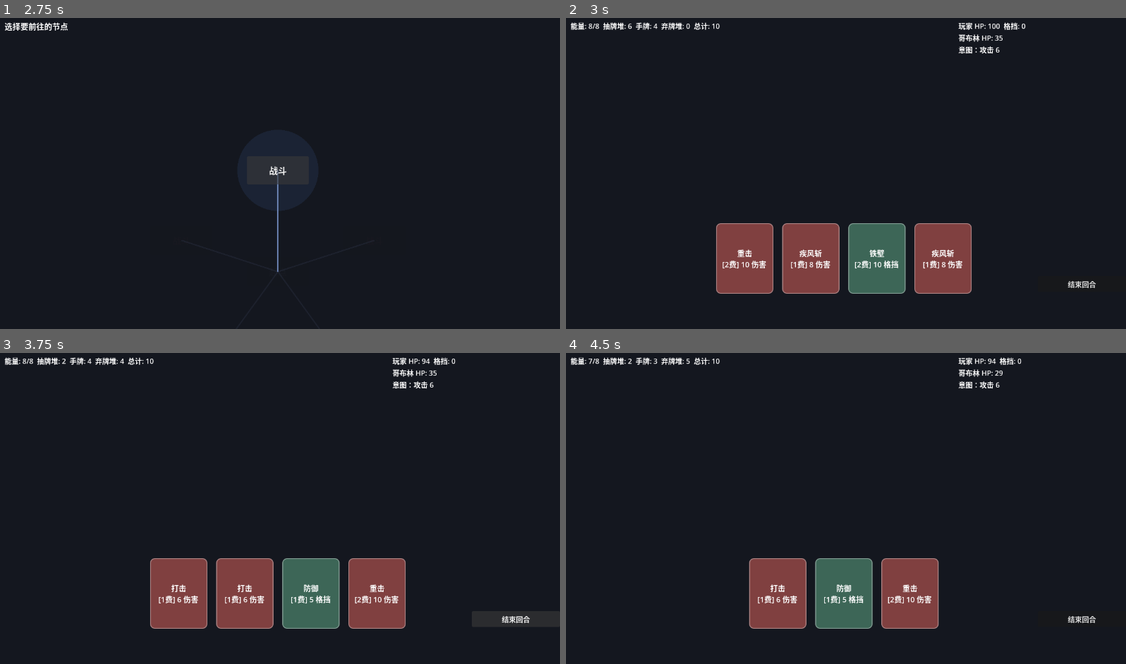
Above: before the commit, frames 1-4 (two rows, left to right).
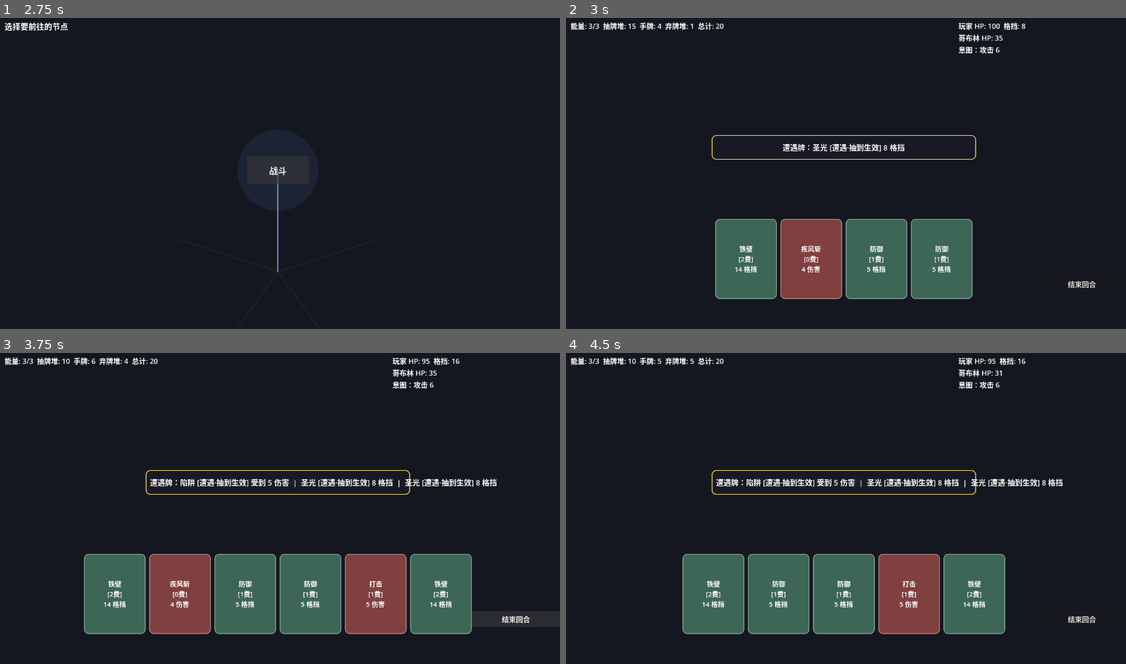
Above: after the commit, the same moments.

Repository: td1ql/godward
Game: Godot game, scene res://scenes/main_menu.tscn
Same seed, same stepped clock (60 frames per second), same inputs: the game is played once before the commit and once after it.
Inputs (mouse positions are in pixels of both pictures, inside the frame that each line leads up to):
- Up to frame 1 (2.75 s): click "开始新游戏" at 0.5 s; click "起点" at 1.25 s; click "战斗" at 2 s
- Up to frame 2 (3 s): click "战斗" at 2.75 s
- Up to frame 3 (3.75 s): click "结束回合" at 3.5 s
- Up to frame 4 (4.5 s): click (745, 592) at 4.25 s, where only the run before the commit has a clickable "打击 [1费] 6 伤害"

Frame 1 is identical in both runs. In frame 2, 8.4% of the frame differs, in the area x 4-83%, y 1-91%; in frame 3, 13%, in the area x 4-89%, y 1-91%; in frame 4, 12%.

Commit message:
refactor: 模块化第一批（Deck/DamageCalc/Toast），整合奖励池与抽牌规则

Diff:
--- a/project.godot
+++ b/project.godot
@@ -26,6 +26,8 @@
 EventDB="*res://scripts/event_db.gd"
 ShopDB="*res://scripts/shop_db.gd"
 AudioManager="*res://scripts/audio_manager.gd"
+RewardDB="*res://scripts/reward_db.gd"
+Toast="*res://scripts/toast.gd"
 
 [display]
 
--- a/scripts/battle_demo.gd
+++ b/scripts/battle_demo.gd
@@ -1,24 +1,27 @@
 extends Node2D
 
-var draw_pile: Array[String] = []
-var hand: Array[String] = []
-var discard_pile: Array[String] = []
-
-var player_hp := 50
+var deck := Deck.new()
+
+var player_hp := 0
 var player_block := 0
-var player_energy := 3
+var player_energy := 0
 var player_status := {}
 
-var enemy_hp := 30
-var enemy_attack := 5
+var enemy_hp := 0
+var enemy_attack := 0
 var enemy_status := {}
 var enemy_on_hit := {}
 var enemy_pattern: Array = [1]
 var enemy_label_name := "敌人"
 var turn_index := 0
+var node_type := "battle"
 
 var game_over := false
 var card_buttons: Array[Button] = []
+
+var pending_effect := -1
+var pending_need := 0
+var pending_selected: Array = []
 
 @onready var info_label: Label = $InfoLabel
 @onready var combat_label: Label = $CombatLabel
@@ -28,7 +31,7 @@
 	player_hp = GameState.player_hp
 	player_energy = RunConfig.MAX_ENERGY
 
-	var node_type := "battle"
+	node_type = "battle"
 	if GameState.map_nodes.has(GameState.current_node_id):
 		node_type = GameState.map_nodes[GameState.current_node_id]["type"]
 	var e: Dictionary = EnemyDB.pick_for_node(node_type)
@@ -38,39 +41,58 @@
 	enemy_pattern = e.get("pattern", [1])
 	enemy_on_hit = e.get("on_hit", {})
 
-	draw_pile = GameState.deck.duplicate()
-	draw_pile.shuffle()
+	deck.setup(GameState.deck)
 	end_turn_button.pressed.connect(_on_end_turn_pressed)
 	_draw_cards(RunConfig.HAND_SIZE)
 	_rebuild_hand_buttons()
 	_update_ui()
 
 func _draw_cards(n: int) -> void:
-	for i in range(n):
-		if draw_pile.is_empty():
-			if discard_pile.is_empty():
+	var encounters: Array[String] = []
+	for card in deck.draw_raw(n):
+		if CardDB.kind_of(card) == "encounter":
+			_apply_card_effects(card)
+			deck.discard_pile.append(card)
+			encounters.append(CardDB.card_text(card).replace("\n", " "))
+			if player_hp <= 0:
+				_check_game_over()
 				return
-			draw_pile = discard_pile.duplicate()
-			discard_pile.clear()
-			draw_pile.shuffle()
-		hand.append(draw_pile.pop_back())
+		else:
+			deck.hand.append(card)
+	if not encounters.is_empty():
+		var msg := ""
+		for e in encounters:
+			if msg != "":
+				msg += "  |  "
+			msg += e
+		Toast.show_text("遭遇牌：" + msg)
 
 func _intent_damage() -> int:
 	if enemy_pattern.is_empty():
 		return enemy_attack
 	return enemy_attack * int(enemy_pattern[turn_index % enemy_pattern.size()])
 
-func _calc_damage(base: int, attacker: Dictionary, target: Dictionary) -> int:
-	var dmg := float(base) + float(attacker.get("力量", 0))
-	if attacker.get("虚弱", 0) > 0:
-		dmg *= 0.75
-	if target.get("易伤", 0) > 0:
-		dmg *= 1.5
-	return max(0, int(floor(dmg)))
-
 func _apply_status(target: Dictionary, st: Dictionary) -> void:
 	for key in st:
 		target[key] = int(target.get(key, 0)) + int(st[key])
+
+func _apply_card_effects(c: String) -> void:
+	var d: Dictionary = CardDB.get_card(c)
+	var hits: int = d.get("hits", 1)
+	if d["damage"] > 0:
+		var per := DamageCalc.compute(d["damage"], player_status, enemy_status)
+		enemy_hp = max(0, enemy_hp - per * hits)
+		AudioManager.play("hit")
+	player_block += d["block"]
+	if d.has("status"):
+		_apply_status(enemy_status, d["status"])
+	if d.has("self_status"):
+		_apply_status(player_status, d["self_status"])
+	if d.get("heal", 0) > 0:
+		AudioManager.play("heal")
+		player_hp = min(GameState.player_max_hp, player_hp + d["heal"])
+	if d.get("self_damage", 0) > 0:
+		player_hp = max(0, player_hp - d["self_damage"])
 
 func _tick_poison(st: Dictionary) -> int:
 	var p: int = int(st.get("中毒", 0))
@@ -99,6 +121,7 @@
 			s += " "
 		s += "%s%d" % [key, st[key]]
 	return s
+
 func _card_color(d: Dictionary) -> Color:
 	if d.has("self_status"):
 		return Color(0.55, 0.45, 0.2)
@@ -114,17 +137,16 @@
 	sb.border_color = border
 	sb.set_border_width_all(2)
 	sb.set_corner_radius_all(10)
-	sb.content_margin_left = 8
-	sb.content_margin_right = 8
-	sb.content_margin_top = 8
-	sb.content_margin_bottom = 8
+	sb.content_margin_left = 6
+	sb.content_margin_right = 6
+	sb.content_margin_top = 6
+	sb.content_margin_bottom = 6
 	return sb
 
 func _make_card_button(c: String, d: Dictionary) -> Button:
 	var btn := Button.new()
-	btn.size = Vector2(130, 160)
 	btn.text = CardDB.card_text(c)
-	btn.add_theme_font_size_override("font_size", 17)
+	btn.add_theme_font_size_override("font_size", 15)
 	btn.add_theme_color_override("font_color", Color(1, 1, 1))
 	btn.add_theme_color_override("font_disabled_color", Color(0.55, 0.55, 0.55))
 	var bg := _card_color(d)
@@ -138,19 +160,29 @@
 	for b in card_buttons:
 		b.queue_free()
 	card_buttons.clear()
-	var n := hand.size()
+	var n := deck.hand.size()
 	if n == 0:
 		return
-	var spacing := 150.0
-	var card_w := 130.0
+	var card_w: float = min(140.0, (1280.0 - 80.0) / n - 8.0)
+	var card_h: float = card_w * 1.3
+	var spacing := card_w + 8.0
 	var total := (n - 1) * spacing + card_w
 	var start_x := (1280.0 - total) / 2.0
 	for i in range(n):
-		var c: String = hand[i]
+		var c: String = deck.hand[i]
 		var d: Dictionary = CardDB.get_card(c)
 		var btn := _make_card_button(c, d)
-		btn.position = Vector2(start_x + i * spacing, 480)
-		btn.disabled = player_energy < d["cost"]
+		btn.size = Vector2(card_w, card_h)
+		btn.position = Vector2(start_x + i * spacing, 470)
+		if pending_effect >= 0:
+			if i == pending_effect:
+				btn.modulate = Color(1, 1, 0.55, 1)
+			elif pending_selected.has(i):
+				btn.modulate = Color(0.6, 1, 0.6, 1)
+			else:
+				btn.modulate = Color(1, 1, 1, 0.75)
+		else:
+			btn.disabled = player_energy < d["cost"]
 		btn.pressed.connect(_on_card_pressed.bind(i))
 		add_child(btn)
 		card_buttons.append(btn)
@@ -158,66 +190,96 @@
 func _on_card_pressed(index: int) -> void:
 	if game_over:
 		return
-	if index < 0 or index >= hand.size():
-		return
-	var c: String = hand[index]
+	if pending_effect >= 0:
+		_on_effect_select(index)
+		return
+	if index < 0 or index >= deck.hand.size():
+		return
+	var c: String = deck.hand[index]
 	var d: Dictionary = CardDB.get_card(c)
 	if player_energy < d["cost"]:
 		return
+	if CardDB.kind_of(c) == "effect" and CardDB.consume_count(c) > 0:
+		if deck.hand.size() - 1 < CardDB.consume_count(c):
+			return
+		pending_effect = index
+		pending_need = CardDB.consume_count(c)
+		pending_selected.clear()
+		_rebuild_hand_buttons()
+		_update_ui()
+		return
 	AudioManager.play("click")
 	player_energy -= d["cost"]
-
-	var hits: int = d.get("hits", 1)
-	if d["damage"] > 0:
-		var per := _calc_damage(d["damage"], player_status, enemy_status)
-		enemy_hp = max(0, enemy_hp - per * hits)
-		AudioManager.play("hit")
-	player_block += d["block"]
-	if d.has("status"):
-		_apply_status(enemy_status, d["status"])
-	if d.has("self_status"):
-		_apply_status(player_status, d["self_status"])
-	if d.get("heal", 0) > 0:
-		AudioManager.play("heal")
-		player_hp = min(GameState.player_max_hp, player_hp + d["heal"])
-
-	hand.remove_at(index)
-	discard_pile.append(c)
-
-	if d.get("draw", 0) > 0:
-		_draw_cards(d["draw"])
-
+	_apply_card_effects(c)
+	deck.hand.remove_at(index)
+	deck.discard_pile.append(c)
 	_check_game_over()
-	if not game_over:
+	_rebuild_hand_buttons()
+	_update_ui()
+
+func _on_effect_select(index: int) -> void:
+	if index == pending_effect:
+		pending_effect = -1
+		pending_need = 0
+		pending_selected.clear()
 		_rebuild_hand_buttons()
+		_update_ui()
+		return
+	if pending_selected.has(index):
+		pending_selected.erase(index)
+	else:
+		if pending_selected.size() >= pending_need:
+			return
+		pending_selected.append(index)
+	if pending_selected.size() == pending_need:
+		_resolve_effect()
+		return
+	_rebuild_hand_buttons()
+	_update_ui()
+
+func _resolve_effect() -> void:
+	var idx := pending_effect
+	var c: String = deck.hand[idx]
+	AudioManager.play("click")
+	player_energy -= CardDB.get_card(c)["cost"]
+	_apply_card_effects(c)
+	var remove_idx: Array = [idx]
+	for i in pending_selected:
+		remove_idx.append(i)
+	remove_idx.sort()
+	remove_idx.reverse()
+	for i in remove_idx:
+		var card: String = deck.hand[i]
+		deck.discard_pile.append(card)
+		deck.hand.remove_at(i)
+	pending_effect = -1
+	pending_need = 0
+	pending_selected.clear()
+	_check_game_over()
+	_rebuild_hand_buttons()
 	_update_ui()
 
 func _on_end_turn_pressed() -> void:
-	if game_over:
-		return
-
-	# 1. 玩家中毒结算（玩家回合结束）
+	if game_over or pending_effect >= 0:
+		return
+
 	var pp := _tick_poison(player_status)
 	if pp > 0:
 		player_hp = max(0, player_hp - pp)
 
-	# 2. 敌人攻击（受敌人虚弱 / 玩家易伤影响）
-	var dmg := _calc_damage(_intent_damage(), enemy_status, player_status)
+	var dmg := DamageCalc.compute(_intent_damage(), enemy_status, player_status)
 	dmg = max(0, dmg - player_block)
 	player_hp = max(0, player_hp - dmg)
 	player_block = 0
 	turn_index += 1
 
-	# 3. 敌人中毒结算（敌人回合结束）
 	var ep := _tick_poison(enemy_status)
 	if ep > 0:
 		enemy_hp = max(0, enemy_hp - ep)
 
-	# 4. 状态衰减（虚弱 / 易伤 -1）
 	_decay_status(player_status)
 	_decay_status(enemy_status)
 
-	# 5. 敌人攻击附带的状态：本回合挂上，保留到下一回合再生效
 	if not enemy_on_hit.is_empty():
 		_apply_status(player_status, enemy_on_hit)
 
@@ -226,13 +288,13 @@
 	if game_over:
 		return
 
-	# 6. 新回合
-	discard_pile.append_array(hand)
-	hand.clear()
-	_draw_cards(RunConfig.HAND_SIZE)
+	var draw_count: int = RunConfig.BASE_DRAW + player_energy
+	if draw_count > 0:
+		_draw_cards(draw_count)
 	player_energy = RunConfig.MAX_ENERGY
 	_rebuild_hand_buttons()
 	_update_ui()
+
 func _check_game_over() -> void:
 	if enemy_hp <= 0:
 		game_over = true
@@ -246,9 +308,9 @@
 		_show_game_over()
 
 func _update_ui() -> void:
-	var total := draw_pile.size() + hand.size() + discard_pile.size()
+	var total := deck.total()
 	info_label.text = "能量: %d/%d  抽牌堆: %d  手牌: %d  弃牌堆: %d  总计: %d" % [
-		player_energy, RunConfig.MAX_ENERGY, draw_pile.size(), hand.size(), discard_pile.size(), total
+		player_energy, RunConfig.MAX_ENERGY, deck.draw_pile.size(), deck.hand.size(), deck.discard_pile.size(), total
 	]
 	var combat := "玩家 HP: %d  格挡: %d" % [player_hp, player_block]
 	var ps := _status_text(player_status)
@@ -259,11 +321,13 @@
 	if es != "":
 		combat += "  [%s]" % es
 	if enemy_hp > 0 and player_hp > 0:
-		var intent := "意图：攻击 %d" % _calc_damage(_intent_damage(), enemy_status, player_status)
+		var intent := "意图：攻击 %d" % DamageCalc.compute(_intent_damage(), enemy_status, player_status)
 		var hit_extra := _status_text(enemy_on_hit)
 		if hit_extra != "":
 			intent += " + %s" % hit_extra
 		combat += "\n" + intent
+	if pending_effect >= 0:
+		combat += "\n选择 %d 张手牌消耗（已选 %d，点效果牌取消）" % [pending_need, pending_selected.size()]
 	combat_label.text = combat
 	if enemy_hp <= 0:
 		combat_label.text += "\n你赢了！"
@@ -274,8 +338,7 @@
 	for b in card_buttons:
 		b.visible = false
 
-	var pool := CardDB.all_ids()
-	pool.shuffle()
+	var pool: Array = RewardDB.pick_cards(node_type, RunConfig.REWARD_COUNT)
 
 	var overlay := Control.new()
 	overlay.size = Vector2(1280, 720)
@@ -294,7 +357,7 @@
 	title.add_theme_font_size_override("font_size", 24)
 	overlay.add_child(title)
 
-	var n: int = RunConfig.REWARD_COUNT
+	var n: int = pool.size()
 	var spacing := 250.0
 	var card_w := 200.0
 	var total := (n - 1) * spacing + card_w
--- a/scripts/card_db.gd
+++ b/scripts/card_db.gd
@@ -1,60 +1,121 @@
 extends Node
+
+# ===== 卡牌数据结构说明 =====
+# 每张卡写法： "卡名": { 属性... }
+#
+# 必填字段：
+#   kind   : "action"    行动牌，只消耗能量
+#            "effect"    效果牌，消耗能量 + 消耗 N 张其他手牌
+#            "encounter" 遭遇牌，抽到立即生效，不进手牌
+#   cost   : 费用（消耗多少能量）
+#   damage : 对敌人造成的伤害（0 = 不造成伤害）
+#   block  : 获得的格挡（0 = 不获得）
+#
+# 可选字段（不写就默认 0）：
+#   price       : 商店售价
+#   status      : 给敌人挂的状态，如 {"中毒": 3}
+#   self_status : 给自己挂的状态，如 {"力量": 2}
+#   hits        : 连击段数（默认 1，2 = 伤害×2）
+#   heal        : 回复 HP
+#   draw        : 立刻抽牌张数
+#   self_damage : 对自己造成的伤害（遭遇牌/诅咒）
+#   consume     : 效果牌额外消耗的手牌数
+#
+# 示例：
+#   "打击": {"kind": "action", "cost": 1, "damage": 6, "block": 0, "price": 30}
+#   "终结": {"kind": "effect", "cost": 1, "consume": 2, "damage": 18, "block": 0, "price": 80}
+#   "祝福": {"kind": "encounter", "cost": 0, "damage": 0, "block": 8, "price": 0}
+# =============================
 
 const DEFAULT_PRICE := 40
 
 const CARDS := {
-	"打击": {"cost": 1, "damage": 6, "block": 0, "price": 30},
-	"防御": {"cost": 1, "damage": 0, "block": 5, "price": 30},
-	"重击": {"cost": 2, "damage": 10, "block": 0, "price": 50},
-	"铁壁": {"cost": 2, "damage": 0, "block": 10, "price": 50},
-	"疾风斩": {"cost": 1, "damage": 8, "block": 0, "price": 45},
-	"毒刃": {"cost": 1, "damage": 0, "block": 0, "status": {"中毒": 3}, "price": 55},
-	"削弱": {"cost": 1, "damage": 0, "block": 0, "status": {"虚弱": 2}, "price": 45},
-	"力量药剂": {"cost": 1, "damage": 0, "block": 0, "self_status": {"力量": 2}, "price": 60},
-	"双重打击": {"cost": 1, "damage": 4, "block": 0, "hits": 2, "price": 45},
-	"急救": {"cost": 1, "damage": 0, "block": 0, "heal": 6, "price": 40},
-	"快速思考": {"cost": 0, "damage": 0, "block": 0, "draw": 2, "price": 50},
-	"火球": {"cost": 2, "damage": 12, "block": 0, "price": 70},
+	# ===== 行动牌：只消耗能量 =====
+	"打击": {"kind": "action", "cost": 1, "damage": 5, "block": 0, "price": 30},
+	"防御": {"kind": "action", "cost": 1, "damage": 0, "block": 5, "price": 30},
+	"重击": {"kind": "action", "cost": 1, "damage": 8, "block": 0, "price": 50},
+	"铁壁": {"kind": "action", "cost": 2, "damage": 0, "block": 14, "price": 50},
+	"疾风斩": {"kind": "action", "cost": 0, "damage": 4, "block": 0, "price": 55},
+	"毒刃": {"kind": "action", "cost": 1, "damage": 3, "block": 0, "status": {"中毒": 3}, "price": 50},
+	"力量药剂": {"kind": "action", "cost": 1, "damage": 0, "block": 0, "self_status": {"力量": 2}, "price": 60},
+	"双重打击": {"kind": "action", "cost": 1, "damage": 4, "block": 0, "hits": 2, "price": 50},
+	"急救": {"kind": "action", "cost": 1, "damage": 0, "block": 0, "heal": 6, "price": 40},
+	"快速思考": {"kind": "action", "cost": 0, "damage": 0, "block": 0, "draw": 2, "price": 50},
+	"火球": {"kind": "action", "cost": 2, "damage": 12, "block": 0, "price": 70},
+
+	# ===== 效果牌：消耗能量 + 消耗 N 张其他手牌 =====
+	"削弱": {"kind": "effect", "cost": 0, "consume": 1, "damage": 0, "block": 0, "status": {"虚弱": 2}, "price": 50},
+	"终结": {"kind": "effect", "cost": 1, "consume": 2, "damage": 18, "block": 0, "price": 80},
+	"大盾": {"kind": "effect", "cost": 1, "consume": 2, "damage": 0, "block": 18, "price": 80},
+
+	# ===== 遭遇牌：抽到立即生效 =====
+	"陷阱": {"kind": "encounter", "cost": 0, "damage": 0, "block": 0, "self_damage": 5, "price": 0},
+	"圣光": {"kind": "encounter", "cost": -1, "damage": 0, "block": 8, "price": 0},
 }
 
-const STARTER := ["打击", "防御", "重击", "铁壁", "疾风斩"]
+const STARTER := ["打击", "防御", "重击", "铁壁", "疾风斩", "圣光", "陷阱"]
+
+func kind_of(id: String) -> String:
+	return CARDS[id].get("kind", "action")
+
+func consume_count(id: String) -> int:
+	return int(CARDS[id].get("consume", 0))
+
+func price_of(id: String) -> int:
+	return int(CARDS[id].get("price", DEFAULT_PRICE))
 
 func all_ids() -> Array:
 	return CARDS.keys()
 
+func reward_pool() -> Array:
+	var result := []
+	for id in CARDS.keys():
+		if CARDS[id].get("kind", "action") != "encounter":
+			result.append(id)
+	return result
+
 func get_card(id: String) -> Dictionary:
 	return CARDS[id]
 
-func price_of(id: String) -> int:
-	return int(CARDS[id].get("price", DEFAULT_PRICE))
-
 func card_text(id: String) -> String:
 	var d: Dictionary = CARDS[id]
-	var parts: Array[String] = []
+	var kind: String = d.get("kind", "action")
+	var effects: Array[String] = []
 	var hits: int = d.get("hits", 1)
 	if d["damage"] > 0:
 		if hits > 1:
-			parts.append("%d 伤害×%d" % [d["damage"], hits])
+			effects.append("%d 伤害×%d" % [d["damage"], hits])
 		else:
-			parts.append("%d 伤害" % d["damage"])
+			effects.append("%d 伤害" % d["damage"])
 	if d["block"] > 0:
-		parts.append("%d 格挡" % d["block"])
+		effects.append("%d 格挡" % d["block"])
 	if d.get("heal", 0) > 0:
-		parts.append("回复 %d" % d["heal"])
+		effects.append("回复 %d" % d["heal"])
 	if d.get("draw", 0) > 0:
-		parts.append("抽 %d 张" % d["draw"])
+		effects.append("抽 %d 张" % d["draw"])
+	if d.get("self_damage", 0) > 0:
+		effects.append("受到 %d 伤害" % d["self_damage"])
 	if d.has("status"):
 		for key in d["status"]:
-			parts.append("敌 +%d%s" % [d["status"][key], key])
+			effects.append("敌+%d%s" % [d["status"][key], key])
 	if d.has("self_status"):
 		for key in d["self_status"]:
-			parts.append("我 +%d%s" % [d["self_status"][key], key])
+			effects.append("我+%d%s" % [d["self_status"][key], key])
 	var effect := ""
-	for p in parts:
+	for p in effects:
 		if effect != "":
 			effect += " / "
 		effect += p
-	return "%s\n[%d费] %s" % [id, d["cost"], effect]
+	var tag := ""
+	if kind == "effect":
+		tag = "[%d费·耗%d张]" % [d["cost"], d.get("consume", 0)]
+	elif kind == "encounter":
+		tag = "[遭遇·抽到生效]"
+	elif d["cost"] < 0:
+		tag = "[能量 +%d]" % (-d["cost"])
+	else:
+		tag = "[%d费]" % d["cost"]
+	return "%s\n%s\n%s" % [id, tag, effect]
 
 func starter_deck(size: int = 20) -> Array[String]:
 	var result: Array[String] = []
--- /dev/null
+++ b/scripts/damage.gd
@@ -0,0 +1,9 @@
+class_name DamageCalc
+
+static func compute(base: int, attacker: Dictionary, target: Dictionary) -> int:
+	var dmg := float(base) + float(attacker.get("力量", 0))
+	if attacker.get("虚弱", 0) > 0:
+		dmg *= 0.75
+	if target.get("易伤", 0) > 0:
+		dmg *= 1.5
+	return max(0, int(floor(dmg)))
--- /dev/null
+++ b/scripts/deck.gd
@@ -0,0 +1,28 @@
+class_name Deck
+extends RefCounted
+
+var draw_pile: Array[String] = []
+var hand: Array[String] = []
+var discard_pile: Array[String] = []
+
+func setup(cards: Array[String]) -> void:
+	draw_pile = cards.duplicate()
+	draw_pile.shuffle()
+	hand.clear()
+	discard_pile.clear()
+
+# 只负责抽牌 + 空牌堆洗回，返回抽到的牌；遭遇牌由调用方处理
+func draw_raw(n: int) -> Array[String]:
+	var result: Array[String] = []
+	for i in range(n):
+		if draw_pile.is_empty():
+			if discard_pile.is_empty():
+				break
+			draw_pile = discard_pile.duplicate()
+			discard_pile.clear()
+			draw_pile.shuffle()
+		result.append(draw_pile.pop_back())
+	return result
+
+func total() -> int:
+	return draw_pile.size() + hand.size() + discard_pile.size()
--- /dev/null
+++ b/scripts/reward_db.gd
@@ -0,0 +1,28 @@
+extends Node
+
+# 不出现在奖励里的牌（基础牌）
+const EXCLUDE := ["打击", "防御"]
+
+# 普通战斗只给行动牌；精英/首领才给效果牌
+func pool_for(node_type: String) -> Array:
+	var include_effect: bool = (node_type == "elite" or node_type == "boss")
+	var result := []
+	for id in CardDB.CARDS.keys():
+		if EXCLUDE.has(id):
+			continue
+		var kind: String = CardDB.kind_of(id)
+		if kind == "encounter":
+			continue
+		if kind == "effect" and not include_effect:
+			continue
+		result.append(id)
+	return result
+
+func pick_cards(node_type: String, count: int) -> Array:
+	var pool := pool_for(node_type)
+	pool.shuffle()
+	var result := []
+	var n: int = min(count, pool.size())
+	for i in range(n):
+		result.append(pool[i])
+	return result
--- a/scripts/run_config.gd
+++ b/scripts/run_config.gd
@@ -2,12 +2,13 @@
 
 # ===== 一局起始 =====
 const START_HP := 100
-const START_GOLD := 1000
-const DECK_SIZE := 10
+const START_GOLD := 50
+const DECK_SIZE := 20
 
 # ===== 战斗 =====
-const MAX_ENERGY := 8
-const HAND_SIZE := 4
+const MAX_ENERGY := 3
+const HAND_SIZE := 5
+const BASE_DRAW := 2
 
 # ===== 战斗奖励 =====
 const REWARD_COUNT := 4
--- a/scripts/shop_db.gd
+++ b/scripts/shop_db.gd
@@ -3,7 +3,8 @@
 const CARD_COUNT := 3
 
 func pick_cards() -> Array:
-	var pool := CardDB.all_ids()
+	# 复用 RewardDB 的精英池：包含行动牌 + 效果牌，排除遭遇牌和基础牌
+	var pool := RewardDB.pool_for("elite")
 	pool.shuffle()
 	var count: int = min(CARD_COUNT, pool.size())
 	var result := []
--- /dev/null
+++ b/scripts/toast.gd
@@ -0,0 +1,34 @@
+extends Node
+
+var _layer: CanvasLayer
+
+func _ready() -> void:
+	_layer = CanvasLayer.new()
+	_layer.layer = 50
+	add_child(_layer)
+
+func show_text(text: String, duration: float = 2.8) -> void:
+	var panel := Panel.new()
+	panel.position = Vector2(340, 280)
+	panel.size = Vector2(600, 56)
+	var sb := StyleBoxFlat.new()
+	sb.bg_color = Color(0.1, 0.1, 0.15, 0.95)
+	sb.border_color = Color(0.85, 0.75, 0.35)
+	sb.set_border_width_all(2)
+	sb.set_corner_radius_all(10)
+	panel.add_theme_stylebox_override("panel", sb)
+	_layer.add_child(panel)
+
+	var lbl := Label.new()
+	lbl.text = text
+	lbl.position = Vector2(10, 0)
+	lbl.size = Vector2(580, 56)
+	lbl.horizontal_alignment = HORIZONTAL_ALIGNMENT_CENTER
+	lbl.vertical_alignment = VERTICAL_ALIGNMENT_CENTER
+	lbl.add_theme_font_size_override("font_size", 17)
+	panel.add_child(lbl)
+
+	var tw := panel.create_tween()
+	tw.tween_interval(duration)
+	tw.tween_property(panel, "modulate:a", 0.0, 0.5)
+	tw.finished.connect(panel.queue_free)
Not shown, added: scripts/damage.gd.uid
Not shown, added: scripts/deck.gd.uid
Not shown, added: scripts/reward_db.gd.uid
Not shown, added: scripts/toast.gd.uid
